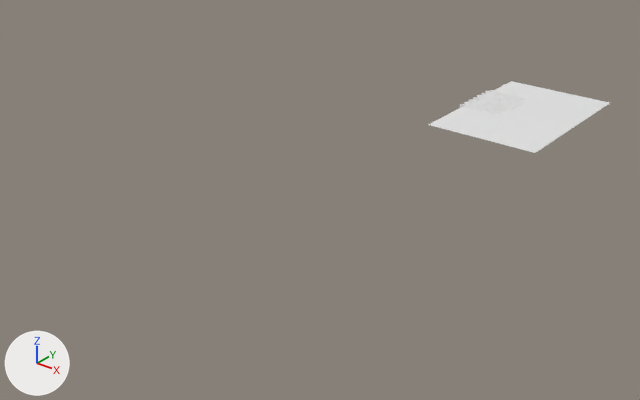
One commit to the glTF model assets/models/floor5.glb: the scene before it, then after it.
Camera for both pictures: a camera (50 mm lens) standing at (116.3, -109.9, 91.6) and looking at (-11.6, 50.0, -7.6). Every picture has the same lights, and +X, +Y and +Z are marked at lower left. Vertices at the same position are counted once.

In view in the first picture: 'floor5'.
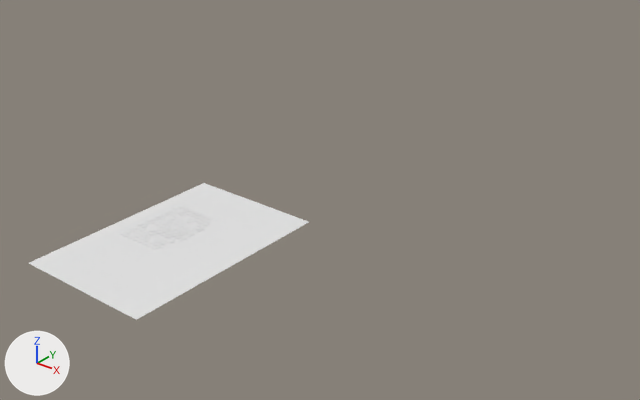
What differs and where, as boxes [x1, y1, x2, y2] in the pictures (640 x 400 px; the box of a moved part takes in the faces that stretch with it):
'floor5', reshaped, moved (54% wider, 89% taller)
    before: [428, 81, 610, 153]
    after: [29, 183, 309, 320]
part 1 of me_floor5, moved or reshaped
    before: [477, 95, 521, 110]
    after: [128, 206, 202, 242]
part 2 of me_floor5, moved or reshaped
    before: [477, 101, 554, 153]
    after: [128, 218, 187, 320]
part 3 of me_floor5, moved or reshaped
    before: [428, 103, 534, 153]
    after: [29, 218, 136, 319]
part 4 of me_floor5, moved or reshaped
    before: [490, 81, 521, 103]
    after: [154, 183, 204, 229]
part 5 of me_floor5, moved or reshaped
    before: [512, 81, 610, 140]
    after: [183, 183, 309, 293]
part 6 of me_floor5, moved or reshaped
    before: [510, 103, 522, 110]
    after: [179, 229, 204, 243]
part 7 of me_floor5, moved or reshaped
    before: [469, 90, 525, 110]
    after: [130, 205, 217, 244]

Patch to the scene script:
```diff
--- a/assets/models/floor5.glb.py
+++ b/assets/models/floor5.glb.py
@@ me_floor5 @@
 # used by ob_floor5; location = (8.1, 146.4, 0.0)
-me_floor5.from_pydata(...)  # 1375 vertices, 1845 faces; spans x -18.2..16.8, y -50.6..0.0, z -0.9..0.1
+me_floor5.from_pydata(...)  # 1375 vertices, 1845 faces; spans x -13.4..20.2, y -27.7..22.9, z -0.9..0.1
+# me_floor5 part 1: all 2 vertices in x -16.8, y -24.0..-16.6, z 0.0 are moved by (3.4, 22.9, 0.0)
+# me_floor5 part 2: all 2 vertices in x 16.8, y -50.6..-38.9, z 0.0 are moved by (3.4, 22.9, 0.0)
+# me_floor5 part 3: the 1 vertex in x -16.8, y -50.6, z 0.0 is moved by (3.4, 22.9, 0.0)
+# me_floor5 part 4: the 1 vertex in x -16.8, y 0.0, z 0.0 is moved by (3.4, 22.9, 0.0)
+# me_floor5 part 5: the 1 vertex in x 16.8, y 0.0, z 0.0 is moved by (3.4, 22.9, 0.0)
+# me_floor5 part 6: all 24 vertices in x -4.3..-3.6, y -24.9..-17.5, z -0.2..0.0 are moved by (8.2, 22.9, 0.0)
+# me_floor5 part 7: 1056 of the vertices in x -18.2..-5.5, y -29.4..-12.1, z -0.9..0.1 are moved by (9.0, 22.9, 0.0)
@@ ob_floor5 @@
 ob_floor5 = bpy.data.objects.new('floor5', me_floor5)
-ob_floor5.location = (8.1, 146.4, 0.0)
+ob_floor5.location = (-16.8, 4.6, 0.0)
```
